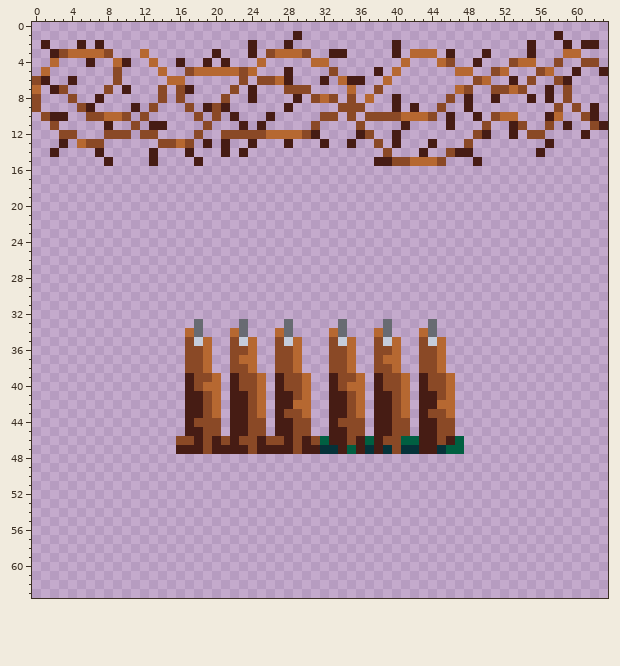
Two states of a pixel-art sprite, Assets/Thorns & Spikes/Spikes And Thorns.png. This is how it looked before the edit.
The file is 64x64 pixels.
The same view after the edit:
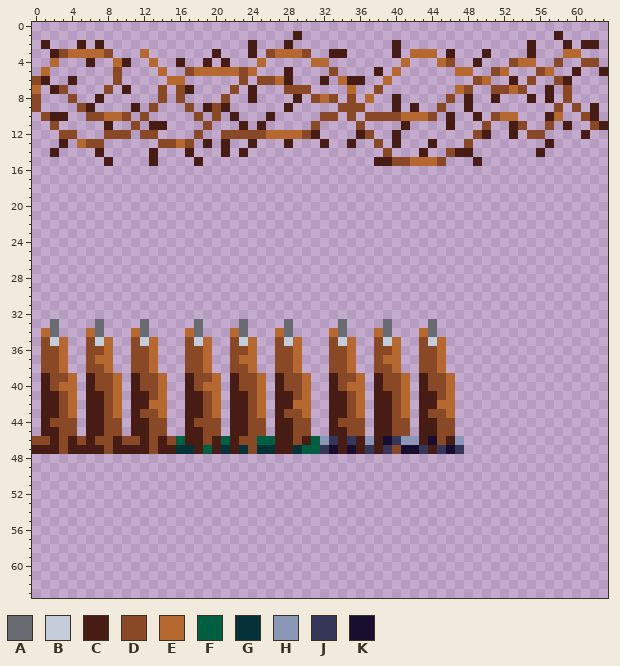
Palette (. is transparent): A #686b72  B #c5cddb  C #461c14  D #8a4926  E #b66831  F #005f41  G #053239  H #8b97b6  J #353658  K #180d2f
Changes in this commit:
y 33: x 2 . -> A; x 7 . -> A; x 12 . -> A
y 34: x 1..2 .. -> EA; x 6..7 .. -> EA; x 11..12 .. -> EA
y 35: x 1..3 ... -> DBE; x 6..8 ... -> DBE; x 11..13 ... -> DBE
y 36: x 1..3 ... -> DDE; x 6..8 ... -> DDE; x 11..13 ... -> DDE
y 37: x 1..3 ... -> DDE; x 6..8 ... -> DEE; x 11..13 ... -> DDE
y 38: x 1..3 ... -> DDE; x 6..8 ... -> DDE; x 11..13 ... -> DDE
y 39: x 1..4 .... -> CDDE; x 6..9 .... -> CDDE; x 11..14 .... -> CDDE
y 40: x 1..4 .... -> CDEE; x 6..9 .... -> CDDE; x 11..14 .... -> CDDE
y 41: x 1..4 .... -> CCDE; x 6..9 .... -> CCDE; x 11..14 .... -> CCDE
y 42: x 1..4 .... -> CCDE; x 6..9 .... -> CCDE; x 11..14 .... -> CCEE
y 43: x 1..4 .... -> CCDE; x 6..9 .... -> CCDE; x 11..14 .... -> CDDE
y 44: x 1..4 .... -> CDDD; x 6..9 .... -> CCDD; x 11..14 .... -> CCDD
y 45: x 1..4 .... -> CCDD; x 6..9 .... -> CCDD; x 11..14 .... -> CCDD
y 46: x 0..17 ................DD -> DDCDCDCDDCDDCDCDFC; x 21 D -> F; x 25..27 CDD -> FFC; x 31..33 DFC -> FHJ; x 35 D -> J; x 37 F -> H; x 39..42 DDFF -> KJHH; x 44 C -> K; x 47 F -> H
y 47: x 0..17 ................CC -> CCCDCCCCDCCCCDCCGG; x 19 D -> F; x 21 C -> G; x 23 C -> G; x 25..26 CC -> GG; x 29..33 DCCGG -> GFFJK; x 35 F -> K; x 37 G -> J; x 39 G -> J; x 41..43 GGC -> KKJ; x 45..47 GFF -> JKJ
Boxes around the changes in both pictures, in picture pixels (x1, y1, x2, y2):
changed: (32, 319, 464, 454)
